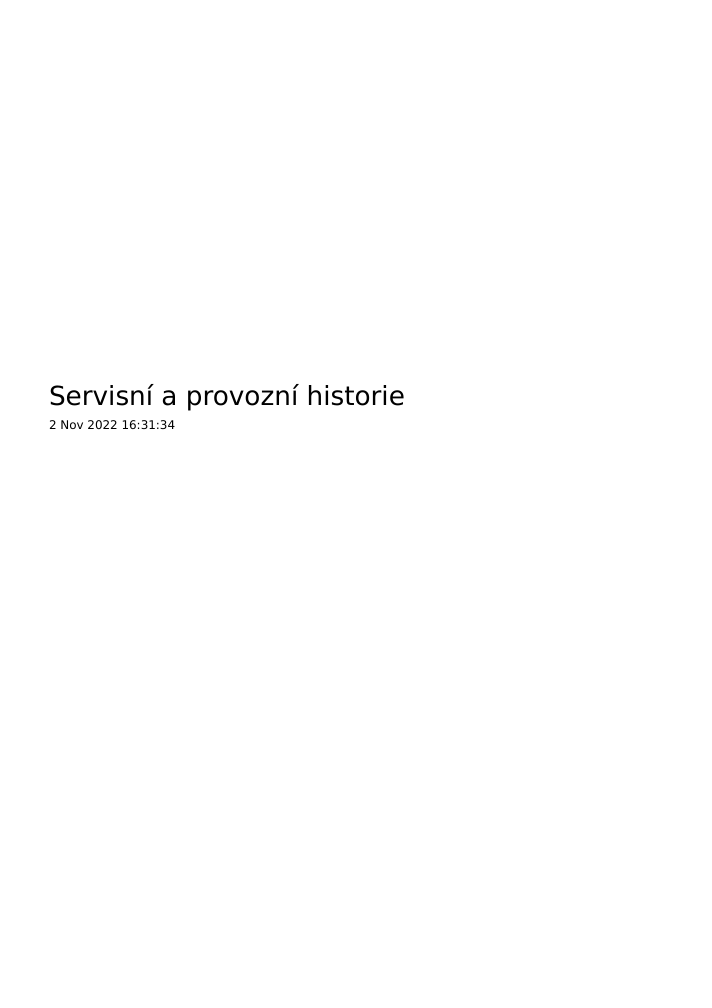
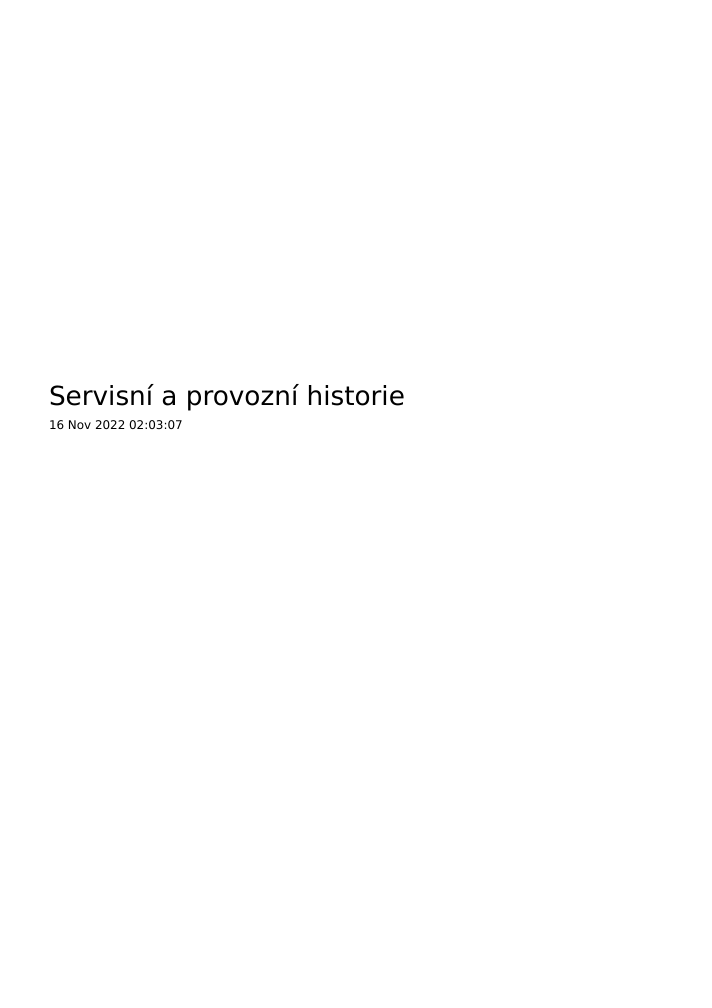
Before and after one commit to friedmannmartin/servisni_a_provozni_historie, a slide deck: slide 1 of report/jasper/servisni_a_provozni_historie.pptx. Drawn at 712x1008 pixels with LibreOffice and Linux fonts; fonts in the diff are those of the drawing; background and template pictures are left out. Boxes give left, top, right and bottom in pixels: in the first picture for what was removed or moved away, otherwise in the second. Text is boxed around its words. In the diff, an @@ line names an element or a change of style, - is before the commit and + after.

```diff
--- a/report/jasper/servisni_a_provozni_historie.pptx
+++ b/report/jasper/servisni_a_provozni_historie.pptx
@@ text at [49, 420, 183, 429]: text changed @@
-2 Nov 2022 16:31:34
+16 Nov 2022 02:03:07
```
Also in this commit, not shown: 14 other slides changed, 9 other files.
